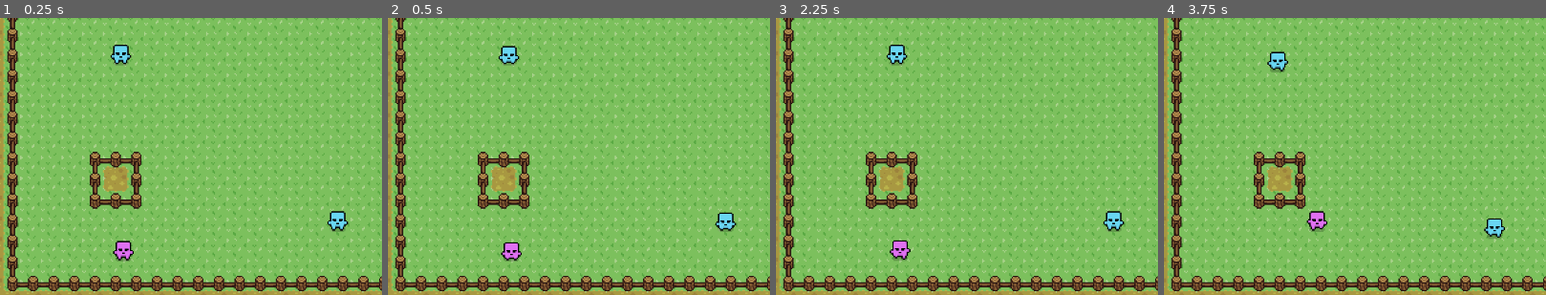
Above: before the commit, frames 1-4 (left to right).
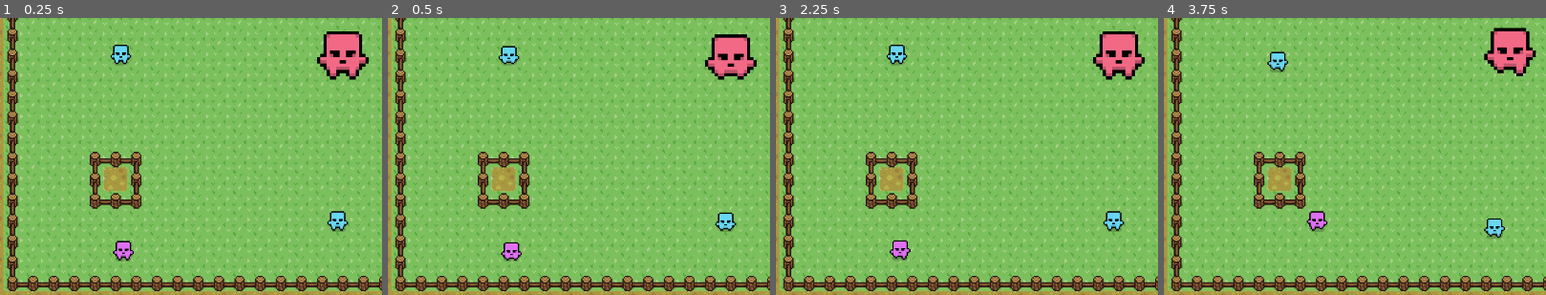
Above: after the commit, the same moments.

Repository: ByteChompGames/BLOCKHEADS
Game: Godot game, scene res://world.tscn
The game is run twice, just before and just after one commit, with the same random seed, the same clock (stepped at 60 frames per second) and the same inputs.
Inputs:
- Up to frame 1 (0.25 s): no input
- Up to frame 2 (0.5 s): no input
- Up to frame 3 (2.25 s): tap Enter at 1.25 s
- Up to frame 4 (3.75 s): no input
The pictures show only the part of the screen within x 5-55%, y 44-93%; the shares and areas given below are measured in that part.

The runs differ from the first frame. In frame 1, 1.8% of the frame differs, in the area x 83-97%, y 4-23%; in frame 2, 1.7%; in frame 3, 1.8%; in frame 4, 1.8%.

Commit message:
Attack & Hurt Refinements
 - resolved hitbox toggling opposite of intention
- attack scenes sending correct values for attack state timers
- attack range balanced
- boss ai type made
- data for wander and patrol ai created

Diff:
--- a/ai/ai_actor.gd
+++ b/ai/ai_actor.gd
@@ -7,6 +7,7 @@
 @export var patrol_path : PatrolPath
 
 @export var wander_radius = 50
+@export var attack_range_multiplier = 1.5
 
 var move_speed = 0
 
@@ -34,7 +35,7 @@
 @onready var health = $Health
 
 func _ready():
-	attack_range = nav_agent.target_desired_distance * 2
+	attack_range = nav_agent.target_desired_distance * attack_range_multiplier
 	health.initialize(data.max_health, data.heal_rate, data.heal_amount)
 	animated_sprite.initialize(data.walk_speed, data.run_speed)
 
@@ -83,8 +84,18 @@
 	else:
 		_on_navigation_agent_2d_velocity_computed(velocity)
 
+func simple_move():
+	var direction = to_local(nav_agent.get_next_path_position()).normalized() # set move direction to next point on navigation path
+	velocity = direction * move_speed
+
+	if nav_agent.avoidance_enabled:
+		nav_agent.set_velocity(velocity)
+	else:
+		_on_navigation_agent_2d_velocity_computed(velocity)
+
 func stop():
 	move_speed = 0
+	nav_agent.target_position = global_position
 	if nav_agent.avoidance_enabled:
 		nav_agent.set_velocity(Vector2.ZERO)
 	else:
--- /dev/null
+++ b/ai/boss_ai_data.tres
@@ -0,0 +1,11 @@
+[gd_resource type="Resource" script_class="AIData" load_steps=2 format=3 uid="uid://j63ewku08702"]
+
+[ext_resource type="Script" path="res://ai/AIData.gd" id="1_o0rh2"]
+
+[resource]
+script = ExtResource("1_o0rh2")
+walk_speed = 12
+run_speed = 20
+max_health = 500
+heal_amount = 25
+heal_rate = 3
--- a/ai/components/attacks/Attack.gd
+++ b/ai/components/attacks/Attack.gd
@@ -7,8 +7,6 @@
 @export var data = preload("res://ai/components/attacks/default_attack_data.tres")
 
 var attack_range : float = 0
-var telegraph_time : float = 0
-var end_attack_time : float = 0
 
 @onready var hitbox = $Hitbox
 @onready var hitbox_shape = $Hitbox/CollisionShape2D
@@ -18,9 +16,6 @@
 	if owner != null:
 		hitbox.attack_owner = owner
 
-	telegraph_time = data.telegraph_time
-	end_attack_time = data.end_attack_time
-
 func is_in_range(distance : float) -> bool:
 	if distance <= attack_range:
 		return true
@@ -29,9 +24,9 @@
 
 func toggle_hitbox(is_active : bool):
 	if is_active:
+		hitbox_shape.set_deferred("disabled", false)
+	else:
 		hitbox_shape.set_deferred("disabled", true)
-	else:
-		hitbox_shape.set_deferred("disabled", false)
 
 func perform_attack(direction : Vector2):
 	toggle_hitbox(true)
--- a/ai/components/attacks/AttackData.gd
+++ b/ai/components/attacks/AttackData.gd
@@ -1,5 +1,5 @@
 extends Resource
 class_name AttackData
 
-@export var telegraph_time = 0.5
-@export var end_attack_time = 1
+@export var telegraph_time : float = 0.5
+@export var end_attack_time : float = 0.25
--- a/ai/components/attacks/default_attack_data.tres
+++ b/ai/components/attacks/default_attack_data.tres
@@ -5,4 +5,4 @@
 [resource]
 script = ExtResource("1_7id2f")
 telegraph_time = 0.5
-end_attack_time = 0.5
+end_attack_time = 0.25
--- /dev/null
+++ b/ai/patrol_ai_data.tres
@@ -0,0 +1,11 @@
+[gd_resource type="Resource" script_class="AIData" load_steps=2 format=3 uid="uid://deqijmte4a7wp"]
+
+[ext_resource type="Script" path="res://ai/AIData.gd" id="1_cx187"]
+
+[resource]
+script = ExtResource("1_cx187")
+walk_speed = 25
+run_speed = 45
+max_health = 125
+heal_amount = 15
+heal_rate = 2
--- /dev/null
+++ b/ai/types/boss/ai_boss.tscn
@@ -0,0 +1,264 @@
+[gd_scene load_steps=32 format=3 uid="uid://d1pbp3bhxxgre"]
+
+[ext_resource type="Script" path="res://ai/ai_actor.gd" id="1_vellu"]
+[ext_resource type="Resource" uid="uid://j63ewku08702" path="res://ai/boss_ai_data.tres" id="2_l8ohj"]
+[ext_resource type="Texture2D" uid="uid://cgfkce2s0ylyl" path="res://art/CharacterSpriteSheet.png" id="3_oy242"]
+[ext_resource type="Script" path="res://ai/components/AIAnimator.gd" id="4_gocg6"]
+[ext_resource type="PackedScene" uid="uid://c8tinu0w087ft" path="res://ai/components/health.tscn" id="5_ry7qr"]
+[ext_resource type="PackedScene" uid="uid://dtdutjtydoob5" path="res://ai/components/hurtbox.tscn" id="6_1ed5g"]
+[ext_resource type="PackedScene" uid="uid://c5wnijgvhdwmi" path="res://fsm/state_machine.tscn" id="7_hkblm"]
+[ext_resource type="PackedScene" uid="uid://bvopfcgs6fsb2" path="res://fsm/states/idle.tscn" id="8_dbf5l"]
+[ext_resource type="PackedScene" uid="uid://cdkexnalcke6j" path="res://fsm/states/follow.tscn" id="9_yb0ox"]
+[ext_resource type="PackedScene" uid="uid://bbwjmx6vvnka5" path="res://fsm/states/attack.tscn" id="10_a58ic"]
+[ext_resource type="Script" path="res://fsm/states/HurtState.gd" id="11_50cd1"]
+[ext_resource type="PackedScene" uid="uid://drinc02y11xps" path="res://fsm/states/flee.tscn" id="12_0jxbj"]
+[ext_resource type="PackedScene" uid="uid://bela8ivbqbepi" path="res://ai/components/avoidance_map.tscn" id="13_b0cke"]
+[ext_resource type="PackedScene" uid="uid://gt0junxxlrpj" path="res://ai/components/detection_range.tscn" id="14_okf2i"]
+[ext_resource type="PackedScene" uid="uid://bm1gfcbmy315l" path="res://ai/components/attacks/melee_attack.tscn" id="15_vye32"]
+
+[sub_resource type="AtlasTexture" id="AtlasTexture_jxsb6"]
+atlas = ExtResource("3_oy242")
+region = Rect2(64, 16, 16, 16)
+
+[sub_resource type="AtlasTexture" id="AtlasTexture_tbfps"]
+atlas = ExtResource("3_oy242")
+region = Rect2(0, 0, 16, 16)
+
+[sub_resource type="AtlasTexture" id="AtlasTexture_ekxi0"]
+atlas = ExtResource("3_oy242")
+region = Rect2(16, 0, 16, 16)
+
+[sub_resource type="AtlasTexture" id="AtlasTexture_axgvl"]
+atlas = ExtResource("3_oy242")
+region = Rect2(48, 16, 16, 16)
+
+[sub_resource type="AtlasTexture" id="AtlasTexture_orxyp"]
+atlas = ExtResource("3_oy242")
+region = Rect2(32, 16, 16, 16)
+
+[sub_resource type="AtlasTexture" id="AtlasTexture_vver2"]
+atlas = ExtResource("3_oy242")
+region = Rect2(16, 16, 16, 16)
+
+[sub_resource type="AtlasTexture" id="AtlasTexture_bb6o8"]
+atlas = ExtResource("3_oy242")
+region = Rect2(0, 16, 16, 16)
+
+[sub_resource type="AtlasTexture" id="AtlasTexture_l1au2"]
+atlas = ExtResource("3_oy242")
+region = Rect2(64, 0, 16, 16)
+
+[sub_resource type="AtlasTexture" id="AtlasTexture_2fmn4"]
+atlas = ExtResource("3_oy242")
+region = Rect2(0, 0, 16, 16)
+
+[sub_resource type="AtlasTexture" id="AtlasTexture_sqh86"]
+atlas = ExtResource("3_oy242")
+region = Rect2(80, 0, 16, 16)
+
+[sub_resource type="AtlasTexture" id="AtlasTexture_qhfdt"]
+atlas = ExtResource("3_oy242")
+region = Rect2(32, 0, 16, 16)
+
+[sub_resource type="AtlasTexture" id="AtlasTexture_300ok"]
+atlas = ExtResource("3_oy242")
+region = Rect2(48, 0, 16, 16)
+
+[sub_resource type="SpriteFrames" id="SpriteFrames_yue47"]
+animations = [{
+"frames": [{
+"duration": 1.0,
+"texture": SubResource("AtlasTexture_jxsb6")
+}],
+"loop": true,
+"name": &"hurt",
+"speed": 5.0
+}, {
+"frames": [{
+"duration": 1.0,
+"texture": SubResource("AtlasTexture_tbfps")
+}, {
+"duration": 1.0,
+"texture": SubResource("AtlasTexture_ekxi0")
+}],
+"loop": true,
+"name": &"idle",
+"speed": 2.0
+}, {
+"frames": [{
+"duration": 1.0,
+"texture": SubResource("AtlasTexture_axgvl")
+}],
+"loop": true,
+"name": &"left_attack",
+"speed": 5.0
+}, {
+"frames": [{
+"duration": 1.0,
+"texture": SubResource("AtlasTexture_orxyp")
+}],
+"loop": true,
+"name": &"left_attack_tel",
+"speed": 5.0
+}, {
+"frames": [{
+"duration": 1.0,
+"texture": SubResource("AtlasTexture_vver2")
+}],
+"loop": true,
+"name": &"right_attack",
+"speed": 5.0
+}, {
+"frames": [{
+"duration": 1.0,
+"texture": SubResource("AtlasTexture_bb6o8")
+}],
+"loop": true,
+"name": &"right_attack_tel",
+"speed": 5.0
+}, {
+"frames": [{
+"duration": 1.0,
+"texture": SubResource("AtlasTexture_l1au2")
+}, {
+"duration": 1.0,
+"texture": SubResource("AtlasTexture_2fmn4")
+}, {
+"duration": 1.0,
+"texture": SubResource("AtlasTexture_sqh86")
+}, {
+"duration": 1.0,
+"texture": SubResource("AtlasTexture_2fmn4")
+}],
+"loop": true,
+"name": &"run",
+"speed": 6.0
+}, {
+"frames": [{
+"duration": 1.0,
+"texture": SubResource("AtlasTexture_qhfdt")
+}, {
+"duration": 1.0,
+"texture": SubResource("AtlasTexture_300ok")
+}],
+"loop": true,
+"name": &"walk",
+"speed": 3.0
+}]
+
+[sub_resource type="RectangleShape2D" id="RectangleShape2D_gnndl"]
+size = Vector2(25, 32)
+
+[sub_resource type="CapsuleShape2D" id="CapsuleShape2D_n5ef3"]
+radius = 13.0
+height = 32.0
+
+[sub_resource type="CircleShape2D" id="CircleShape2D_yemqb"]
+radius = 48.0
+
+[node name="AI_Boss" type="CharacterBody2D" groups=["actor"]]
+position = Vector2(296, 215)
+collision_layer = 2
+motion_mode = 1
+wall_min_slide_angle = 0.0
+script = ExtResource("1_vellu")
+data = ExtResource("2_l8ohj")
+wander_radius = 150
+
+[node name="AnimatedSprite2D" type="AnimatedSprite2D" parent="."]
+modulate = Color(1, 0.435294, 0.552941, 1)
+z_index = 10
+z_as_relative = false
+texture_filter = 1
+scale = Vector2(2.5, 2.5)
+sprite_frames = SubResource("SpriteFrames_yue47")
+animation = &"idle"
+autoplay = "idle"
+script = ExtResource("4_gocg6")
+
+[node name="DropShadow" type="Sprite2D" parent="."]
+modulate = Color(1, 1, 1, 0.196078)
+z_index = 5
+z_as_relative = false
+texture_filter = 1
+position = Vector2(0, 7)
+texture = ExtResource("3_oy242")
+region_enabled = true
+region_rect = Rect2(82, 27, 12, 4)
+
+[node name="CollisionShape2D" type="CollisionShape2D" parent="."]
+position = Vector2(0.5, 1)
+shape = SubResource("RectangleShape2D_gnndl")
+
+[node name="NavigationAgent2D" type="NavigationAgent2D" parent="."]
+path_desired_distance = 60.0
+target_desired_distance = 60.0
+avoidance_enabled = true
+
+[node name="Health" parent="." instance=ExtResource("5_ry7qr")]
+
+[node name="Hurtbox" parent="." instance=ExtResource("6_1ed5g")]
+
+[node name="CollisionShape2D" type="CollisionShape2D" parent="Hurtbox"]
+z_index = 100
+shape = SubResource("CapsuleShape2D_n5ef3")
+
+[node name="StateMachine" parent="." node_paths=PackedStringArray("initial_state") instance=ExtResource("7_hkblm")]
+initial_state = NodePath("Idle")
+
+[node name="Idle" parent="StateMachine" node_paths=PackedStringArray("on_detect_default_transition", "on_detect_critical_transition") instance=ExtResource("8_dbf5l")]
+on_detect_default_transition = NodePath("../Follow")
+on_detect_critical_transition = NodePath("../Flee")
+
+[node name="Follow" parent="StateMachine" node_paths=PackedStringArray("on_detect_lost_transition_state") instance=ExtResource("9_yb0ox")]
+on_detect_lost_transition_state = NodePath("../Idle")
+
+[node name="Attack" parent="StateMachine" node_paths=PackedStringArray("attack_finished_transition_state", "target_null_transition", "available_attacks") instance=ExtResource("10_a58ic")]
+attack_finished_transition_state = NodePath("../Follow")
+target_null_transition = NodePath("../Idle")
+comboCount = 3
+available_attacks = [NodePath("../../MeleeAttack")]
+
+[node name="Hurt" type="Node" parent="StateMachine"]
+script = ExtResource("11_50cd1")
+
+[node name="KnockbackTimer" type="Timer" parent="StateMachine/Hurt"]
+wait_time = 0.25
+one_shot = true
+
+[node name="Flee" parent="StateMachine" node_paths=PackedStringArray("on_detect_lost_transition_state") instance=ExtResource("12_0jxbj")]
+on_detect_lost_transition_state = NodePath("../Idle")
+
+[node name="AvoidanceMap" parent="." instance=ExtResource("13_b0cke")]
+tick_rate = 0.2
+
+[node name="DetectionRange" parent="." instance=ExtResource("14_okf2i")]
+scale = Vector2(2, 2)
+collision_layer = 2
+collision_mask = 2
+
+[node name="CollisionShape2D" parent="DetectionRange" index="0"]
+shape = SubResource("CircleShape2D_yemqb")
+
+[node name="MeleeAttack" parent="." instance=ExtResource("15_vye32")]
+
+[node name="Hitbox" parent="MeleeAttack" index="0"]
+position = Vector2(31, 0)
+
+[node name="CollisionShape2D" parent="MeleeAttack/Hitbox" index="0"]
+scale = Vector2(2.5, 2.5)
+
+[node name="AttackEffects" parent="MeleeAttack/Hitbox" index="1"]
+scale = Vector2(2.5, 2.5)
+
+[node name="GlobalAttackCooldownTimer" type="Timer" parent="."]
+one_shot = true
+
+[connection signal="velocity_computed" from="NavigationAgent2D" to="." method="_on_navigation_agent_2d_velocity_computed" flags=18]
+[connection signal="timeout" from="StateMachine/Hurt/KnockbackTimer" to="StateMachine/Hurt" method="_on_knockback_timer_timeout" flags=18]
+[connection signal="body_entered" from="DetectionRange" to="StateMachine" method="_on_detection_range_body_entered" flags=18]
+[connection signal="body_exited" from="DetectionRange" to="StateMachine" method="_on_detection_range_body_exited" flags=18]
+[connection signal="timeout" from="GlobalAttackCooldownTimer" to="." method="_on_global_attack_cooldown_timer_timeout" flags=18]
+
+[editable path="DetectionRange"]
+[editable path="MeleeAttack"]
--- /dev/null
+++ b/ai/wander_ai_data.tres
@@ -0,0 +1,11 @@
+[gd_resource type="Resource" script_class="AIData" load_steps=2 format=3 uid="uid://bluaajb6af5vx"]
+
+[ext_resource type="Script" path="res://ai/AIData.gd" id="1_dwa5e"]
+
+[resource]
+script = ExtResource("1_dwa5e")
+walk_speed = 25
+run_speed = 60
+max_health = 70
+heal_amount = 5
+heal_rate = 1
--- a/fsm/states/AttackState.gd
+++ b/fsm/states/AttackState.gd
@@ -18,10 +18,10 @@
 	# select an attack
 	select_attack();
 	# set values to match select attack
-	telegraph_timer.wait_time = selected_attack.telegraph_time
-	end_attack_timer.wait_time = selected_attack.end_attack_time
+	telegraph_timer.wait_time = selected_attack.data.telegraph_time
+	end_attack_timer.wait_time = selected_attack.data.end_attack_time
 
-	owner.nav_agent.avoidance_enabled = false
+	#owner.nav_agent.avoidance_enabled = false
 	start_telegraph()
 
 func exit():
@@ -42,7 +42,8 @@
 		on_target_null_transition()
 
 	if not end_attack_timer.is_stopped():
-		owner.move(_delta)
+		owner.simple_move()
+		#owner.move(_delta)
 
 func select_attack():
 	if available_attacks.size() == 0: # cannot select an attack if no attacks available
@@ -53,6 +54,8 @@
 	var select_id = 0 # default to first option
 	if available_attacks.size() > 1: # if more options are available
 		select_id = randi_range(0, available_attacks.size() - 1) # select a random attack
+	else:
+		select_id = 0 # only 1 attack to select from
 
 	selected_attack = available_attacks[select_id] # set selected attack based on id
 
@@ -67,10 +70,7 @@
 	return attack_direction
 
 func was_hit_transition():
-	if end_attack_timer.is_stopped():
-		Transitioned.emit(self, "hurt")
-	else:
-		owner.was_hit = false
+	Transitioned.emit(self, "hurt")
 
 func on_target_null_transition():
 	Transitioned.emit(self, target_null_transition.name.to_lower())
@@ -79,13 +79,15 @@
 	selected_attack.perform_attack(get_attack_direction()) # attack in given direction
 
 	owner.animated_sprite.play_attack()
-	owner.move_speed = 100
+	owner.move_speed = 75
 	owner.set_follow_position()
 	end_attack_timer.start()
 
 
 func _on_end_attack_timer_timeout():
 	owner.move_speed = 0
+	owner.stop()
+
 	selected_attack.toggle_hitbox(false)
 	currentComboCount += 1
 
@@ -98,6 +100,6 @@
 
 func start_telegraph():
 	selected_attack.toggle_hitbox(false)
-	telegraph_timer.wait_time = randf_range(selected_attack.telegraph_time, selected_attack.telegraph_time * 2)
+	telegraph_timer.wait_time = randf_range(selected_attack.data.telegraph_time, selected_attack.data.telegraph_time * 2)
 	telegraph_timer.start()
 	owner.animated_sprite.telegraph_attack()
--- a/fsm/states/FleeState.gd
+++ b/fsm/states/FleeState.gd
@@ -8,6 +8,7 @@
 
 func enter():
 
+	owner.set_flee_position()
 	flee_timer.start()
 	#switch_direction_timer.start()
 
--- a/world.tscn
+++ b/world.tscn
@@ -6,6 +6,7 @@
 [ext_resource type="PackedScene" uid="uid://cmghb5wkow0qs" path="res://gui.tscn" id="5_amsbq"]
 [ext_resource type="PackedScene" uid="uid://msp6k3yyjw2g" path="res://ai/types/Patroller/ai_patroller.tscn" id="6_k6nix"]
 [ext_resource type="PackedScene" uid="uid://d25da10isyuuv" path="res://ai/components/patrol_path.tscn" id="7_1wn8n"]
+[ext_resource type="PackedScene" uid="uid://d1pbp3bhxxgre" path="res://ai/types/boss/ai_boss.tscn" id="7_a3oqg"]
 
 [sub_resource type="NavigationPolygon" id="NavigationPolygon_smef5"]
 vertices = PackedVector2Array(48, 48, 544, 48, 544, 384, 48, 384)
@@ -42,6 +43,8 @@
 visible = false
 offset_right = -440.0
 offset_bottom = -323.0
+
+[node name="AI_Boss" parent="." instance=ExtResource("7_a3oqg")]
 
 [node name="AI_Wanderer" parent="." instance=ExtResource("5_4vbyw")]
 position = Vector2(292, 94)
Not shown: 1 places in world.tscn that only renumber resources
